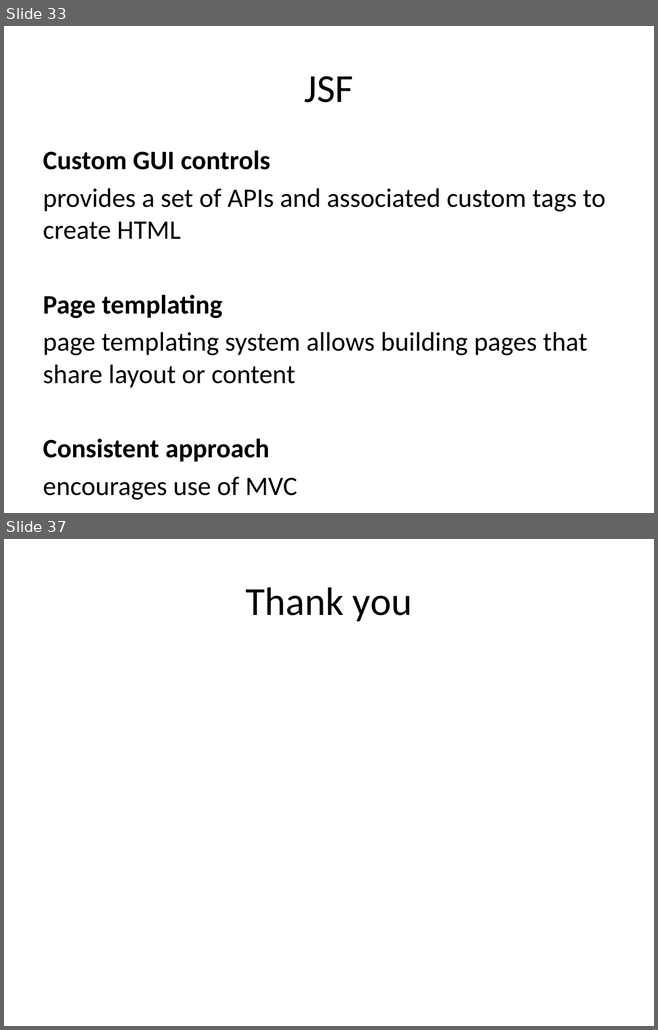
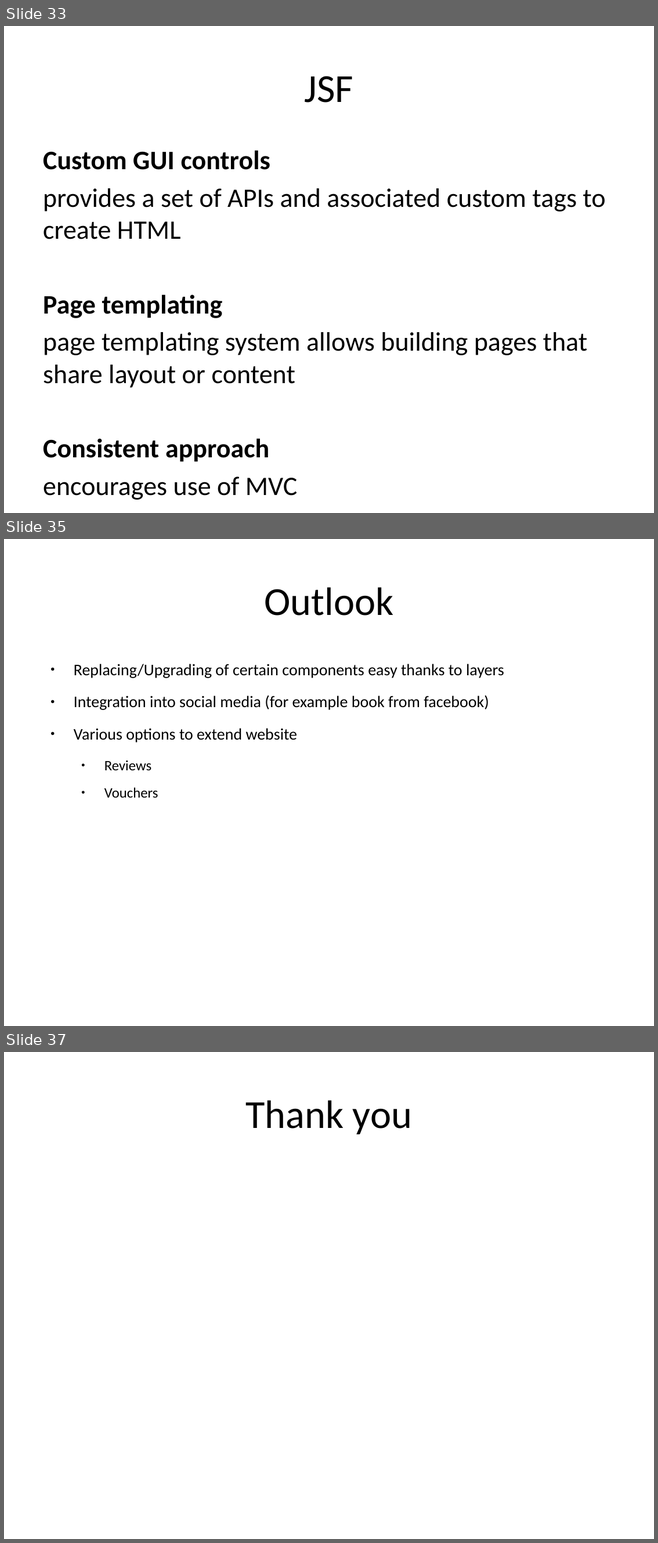
Before and after one commit to markusmo/HotelSoftware, a slide deck: Documentation/Praesentation/PresentationRoomanizer.pptx. Shown one above the other, each under a label of ours: slides 33 and 37 before the commit, slides 33, 35 and 37 after it; the slides between them are not shown. The pictures are 658x1030 and 658x1543 pixels, drawn with LibreOffice and Linux fonts; fonts in the diff are those of the drawing. Boxes give left, top, right and bottom in pixels: in the first picture for what was removed or moved away, otherwise in the second. Text is boxed around its words. In the diff, an @@ line names an element or a change of style, - is before the commit and + after.

```diff
--- a/Documentation/Praesentation/PresentationRoomanizer.pptx
+++ b/Documentation/Praesentation/PresentationRoomanizer.pptx
@@ slide 35 added at <box>4,539,654,1026</box>, background #FFFFFF @@
@@ title added at <box>264,587,393,616</box>, 44 pt, text #000000 @@
+Outlook
@@ text added at <box>74,664,504,798</box>, 18 pt, text #000000 @@
+● Replacing/Upgrading of certain components easy thanks to layers
+● Integration into social media (for example book from facebook)
+● Various options to extend website
+  ● Reviews
+  ● Vouchers
```
Also in this commit, not shown: 2 other slides added, 3 slides removed, 2 other files.
